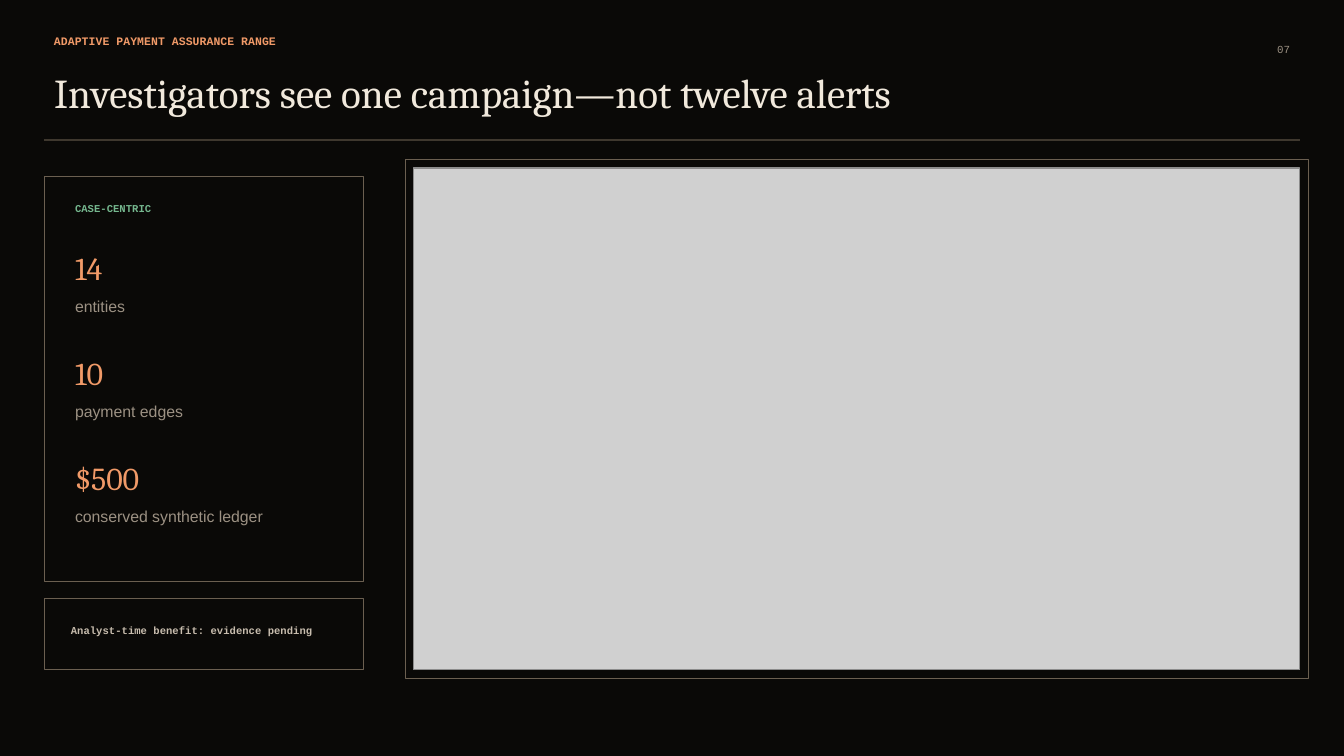
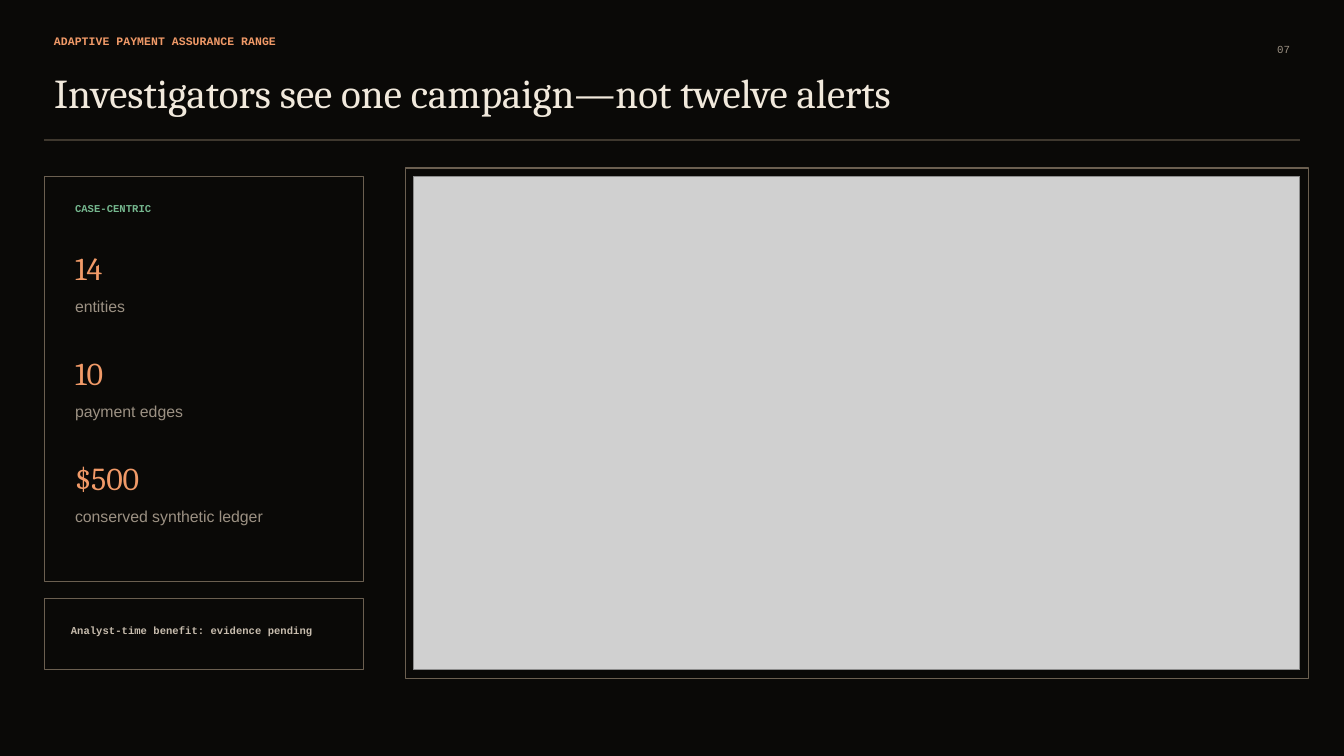
Before and after one commit to Dljdd/LedgerPeLabs, a slide deck: slide 7 of docs/submission/APAR_COMPETITION_DECK.pptx. Drawn at 1344x756 pixels with LibreOffice and Linux fonts; fonts in the diff are those of the drawing; grey boxes stand for pictures. Boxes give left, top, right and bottom in pixels: in the first picture for what was removed or moved away, otherwise in the second. Text is boxed around its words. In the diff, an @@ line names an element or a change of style, - is before the commit and + after.

Commit message:
design: align deck imagery and card grids

```diff
--- a/docs/submission/APAR_COMPETITION_DECK.pptx
+++ b/docs/submission/APAR_COMPETITION_DECK.pptx
@@ rounded rectangle: place and size @@
-rounded rectangle at <box>405,159,1309,679</box>
+rounded rectangle at <box>405,168,1309,679</box>
@@ picture: place and size @@
-picture at <box>413,168,1300,670</box>
+picture at <box>413,176,1300,670</box>
```
Also in this commit, not shown: 3 other slides changed, 2 other files.
